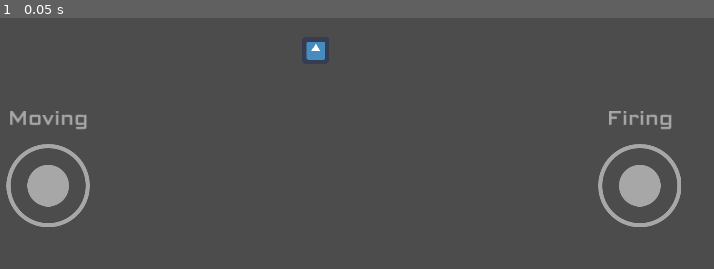
Above: before the commit, frame 1.
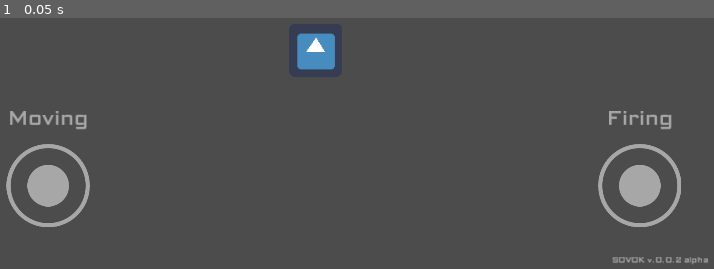
Above: after the commit, the same moment.

Repository: Kolgolar/In-Time
Game: Godot game, scene res://game/main/Main.tscn
Two runs of this game, one before a commit and one after it. Both use one fixed random seed, a clock stepped at 60 frames per second and the inputs below. The engine's default icon, where the game draws it, is replaced by a stand-in: a white triangle on a blue panel in a dark square.
Inputs:
- Up to frame 1 (0.05 s): no input

The runs differ from the first frame. In frame 1, 0.8% of the frame differs, in the area x 41-100%, y 5-99%.

Commit message:
Shooting

Diff:
--- a/game/main/Main.tscn
+++ b/game/main/Main.tscn
@@ -1,7 +1,34 @@
-[gd_scene load_steps=2 format=2]
+[gd_scene load_steps=5 format=2]
 
 [ext_resource path="res://game/player/Player.tscn" type="PackedScene" id=1]
+[ext_resource path="res://game/ui/fonts/ScienceGothic[YOPQ,wdth,wght,slnt].otf" type="DynamicFontData" id=2]
+[ext_resource path="res://game/main/Version.gd" type="Script" id=3]
+
+[sub_resource type="DynamicFont" id=1]
+size = 20
+use_filter = true
+font_data = ExtResource( 2 )
 
 [node name="Main" type="Node2D"]
 
 [node name="Player" parent="." instance=ExtResource( 1 )]
+
+[node name="GameUI" type="CanvasLayer" parent="."]
+
+[node name="Version" type="Label" parent="GameUI"]
+self_modulate = Color( 1, 1, 1, 0.588235 )
+anchor_left = 1.0
+anchor_top = 1.0
+anchor_right = 1.0
+anchor_bottom = 1.0
+margin_left = -316.0
+margin_top = -30.0
+margin_right = 1.0
+custom_fonts/font = SubResource( 1 )
+text = "SOVOK v0.0.1 alpha"
+script = ExtResource( 3 )
+__meta__ = {
+"_edit_use_anchors_": false
+}
+
+[node name="Projectiles" type="Node" parent="."]
--- /dev/null
+++ b/game/main/Version.gd
@@ -0,0 +1,5 @@
+extends Label
+
+
+func _ready():
+	text = "SOVOK v." + str(ProjectSettings.get_setting("application/config/version"))
--- /dev/null
+++ b/game/other/Projectile.tscn
@@ -0,0 +1,19 @@
+[gd_scene load_steps=4 format=2]
+
+[ext_resource path="res://game/other/projectile.gd" type="Script" id=1]
+[ext_resource path="res://icon.png" type="Texture" id=2]
+
+[sub_resource type="CircleShape2D" id=1]
+radius = 32.0
+
+[node name="Projectile" type="KinematicBody2D"]
+collision_layer = 2
+collision_mask = 2
+script = ExtResource( 1 )
+
+[node name="Sprite" type="Sprite" parent="."]
+self_modulate = Color( 0.141176, 0.141176, 0.141176, 1 )
+texture = ExtResource( 2 )
+
+[node name="CollisionShape2D" type="CollisionShape2D" parent="."]
+shape = SubResource( 1 )
--- /dev/null
+++ b/game/other/projectile.gd
@@ -0,0 +1,17 @@
+extends KinematicBody2D
+
+var friendly := true
+var speed := 100
+
+var _fly_direction := Vector2(0, 0)
+var _should_move := false
+
+
+func _physics_process(delta):
+	if _should_move:
+		move_and_collide(_fly_direction * speed)
+
+
+func fire(direction) -> void:
+	_should_move = true
+	_fly_direction = direction
--- a/game/player/Player.tscn
+++ b/game/player/Player.tscn
@@ -12,15 +12,25 @@
 "speed": 5.0
 } ]
 
+[sub_resource type="RectangleShape2D" id=2]
+extents = Vector2( 60, 60 )
+
 [node name="Player" type="KinematicBody2D"]
 position = Vector2( 892, 555 )
 script = ExtResource( 3 )
 
-[node name="CollisionShape2D" type="CollisionShape2D" parent="."]
-
 [node name="AnimatedSprite" type="AnimatedSprite" parent="."]
+scale = Vector2( 2, 2 )
 frames = SubResource( 1 )
 animation = "test"
+
+[node name="CollisionShape2D" type="CollisionShape2D" parent="."]
+position = Vector2( 0, 1 )
+shape = SubResource( 2 )
+
+[node name="FiringTimer" type="Timer" parent="."]
+wait_time = 0.1
+one_shot = true
 
 [node name="UI" type="CanvasLayer" parent="."]
 
@@ -55,5 +65,7 @@
 [node name="Info" parent="UI/MainContainer/FireJoy" index="1"]
 text = "Firing"
 
+[connection signal="timeout" from="FiringTimer" to="." method="_on_FiringTimer_timeout"]
+
 [editable path="UI/MainContainer/DirJoy"]
 [editable path="UI/MainContainer/FireJoy"]
--- a/game/player/joystick/Joystick.tscn
+++ b/game/player/joystick/Joystick.tscn
@@ -70,3 +70,6 @@
 text = "Kek"
 align = 1
 valign = 1
+__meta__ = {
+"_edit_use_anchors_": false
+}
--- a/game/player/player.gd
+++ b/game/player/player.gd
@@ -1,10 +1,17 @@
 extends KinematicBody2D
 
+const PROJECTILE_SPEED := 35
+
+var _move_speed := 800
+var _is_firing := false
 var _move_vector := Vector2(0, 0)
-var _move_speed := 800
+var _firing_vector := Vector2(0, 0)
 
 onready var _DirJoy = $UI/MainContainer/DirJoy
 onready var _FireJoy = $UI/MainContainer/FireJoy
+onready var _FiringTimer = $FiringTimer
+onready var _Projectile = preload("res://game/other/Projectile.tscn").instance()
+
 
 func _ready():
 	pass
@@ -12,8 +19,35 @@
 
 func _physics_process(delta):
 	_moving(delta)
+	_config_firing()
 
 
 func _moving(delta) -> void:
 	_move_vector = _DirJoy.get_output()
-	position += _move_vector * _move_speed * delta
+	move_and_slide(_move_vector * _move_speed, Vector2.UP)
+
+
+func _config_firing() -> void:
+	_firing_vector = _FireJoy.get_output().normalized()
+	if _firing_vector.length_squared() > 0:
+		if not _is_firing:
+			_fire()
+	else:
+		_is_firing = false
+		_FiringTimer.stop()
+
+
+func _fire() -> void:
+	_is_firing = true
+	var new_projectile = _Projectile.duplicate()
+	new_projectile.speed = PROJECTILE_SPEED
+	new_projectile.global_position = global_position
+	new_projectile.fire(_firing_vector)
+	get_parent().add_child(new_projectile)
+	_FiringTimer.start()
+	print("FIRREEEEEE!!!!!")
+
+
+func _on_FiringTimer_timeout():
+	_config_firing()
+	_fire()
--- a/project.godot
+++ b/project.godot
@@ -23,6 +23,7 @@
 config/name="Sovok"
 run/main_scene="res://game/main/Main.tscn"
 config/icon="res://icon.png"
+config/version="0.0.2 alpha"
 
 [autoload]
 
@@ -32,6 +33,8 @@
 
 window/size/width=1920
 window/size/height=1080
+window/size/test_width=720
+window/size/test_height=480
 window/handheld/orientation="sensor_landscape"
 window/stretch/mode="2d"
 window/stretch/aspect="keep_height"
Not shown: 1 places in game/player/Player.tscn that only renumber resources
